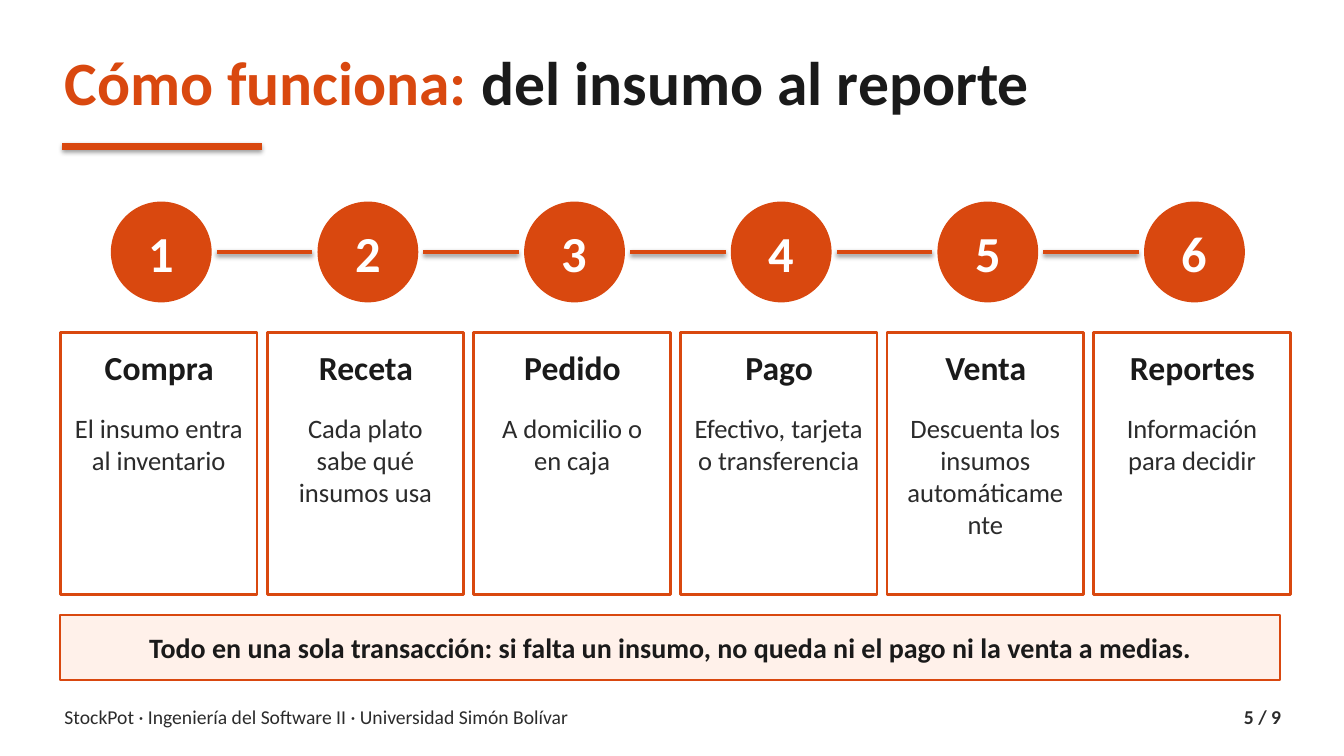
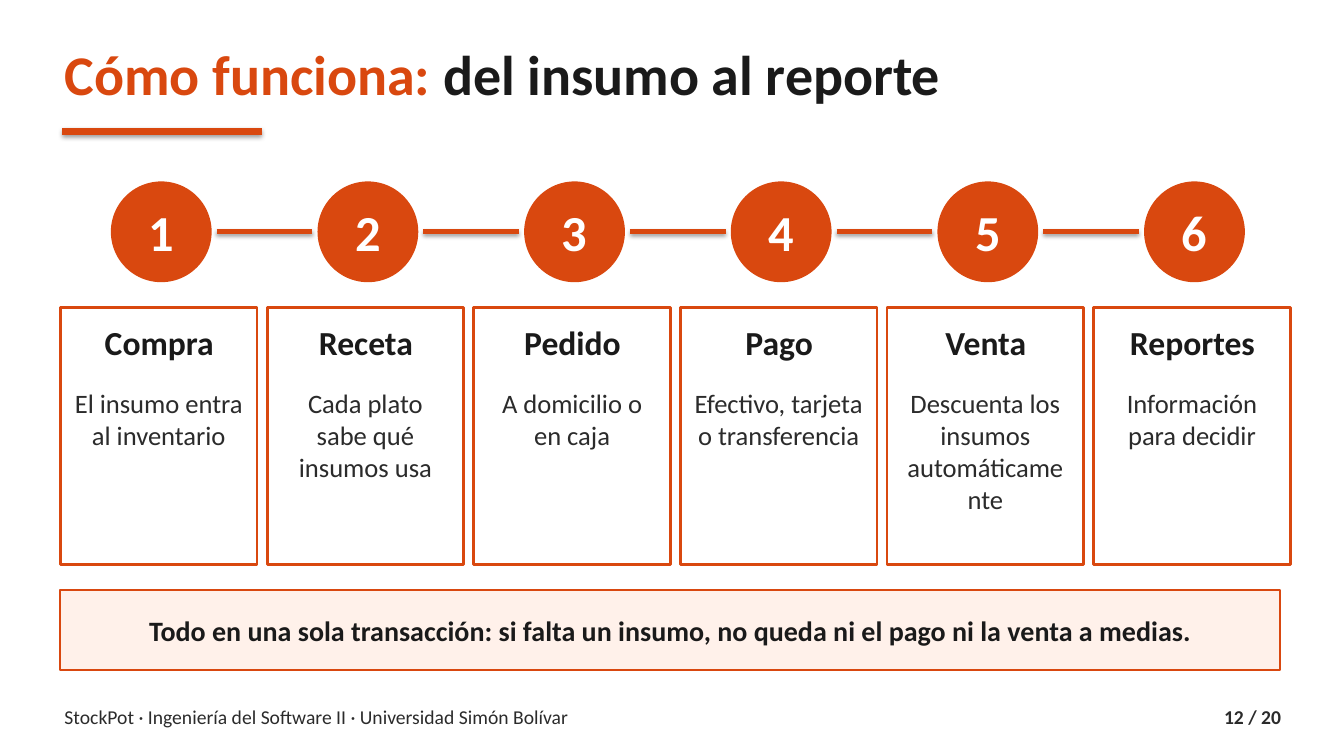
Before and after one commit to Angelssjyf/stockpot, a slide deck: slide 12 of docs/entrega-2do-corte/05_Demostracion/StockPot_Sustentacion_70.pptx (slide 5 before the commit). Drawn at 1344x756 pixels with LibreOffice and Linux fonts; fonts in the diff are those of the drawing. Boxes give left, top, right and bottom in pixels: in the first picture for what was removed or moved away, otherwise in the second. Text is boxed around its words. In the diff, an @@ line names an element or a change of style, - is before the commit and + after.

```diff
--- a/docs/entrega-2do-corte/05_Demostracion/StockPot_Sustentacion_70.pptx
+++ b/docs/entrega-2do-corte/05_Demostracion/StockPot_Sustentacion_70.pptx
@@ text "Cómo funciona: del insumo al ..." at <box>64,55,940,104</box>: size 44 to 40 pt @@
@@ line moved from (63, 146) - (262, 146) to (63, 131) - (262, 131) @@
@@ 6 texts, 6 ellipses, 5 lines: place and size @@
-6 texts, 6 ellipses, 5 lines at <box>111,202,1245,302</box>
+6 texts, 6 ellipses, 5 lines at <box>111,181,1245,282</box>
@@ rectangle: place and size @@
-rectangle at <box>60,333,257,595</box>
+rectangle at <box>60,308,257,565</box>
@@ rectangle: place and size @@
-rectangle at <box>267,333,464,595</box>
+rectangle at <box>267,308,464,565</box>
@@ rectangle: place and size @@
-rectangle at <box>474,333,670,595</box>
+rectangle at <box>474,308,670,565</box>
@@ rectangle: place and size @@
-rectangle at <box>681,333,877,595</box>
+rectangle at <box>681,308,877,565</box>
@@ rectangle: place and size @@
-rectangle at <box>887,333,1084,595</box>
+rectangle at <box>887,308,1084,565</box>
@@ rectangle: place and size @@
-rectangle at <box>1094,333,1291,595</box>
+rectangle at <box>1094,308,1291,565</box>
@@ 6 texts: place and size @@
-6 texts at <box>105,356,1255,386</box>
+6 texts at <box>105,331,1255,361</box>
@@ text "El insumo entra al inventario": place and size @@
-text "El insumo entra al inventario" at <box>75,419,242,470</box>
+text "El insumo entra al inventario" at <box>75,394,242,445</box>
@@ text "Cada plato sabe qué insumos ...": place and size @@
-text "Cada plato sabe qué insumos ..." at <box>299,419,432,502</box>
+text "Cada plato sabe qué insumos ..." at <box>299,394,432,477</box>
@@ text "A domicilio o en caja": place and size @@
-text "A domicilio o en caja" at <box>502,419,642,475</box>
+text "A domicilio o en caja" at <box>502,394,642,450</box>
@@ text "Efectivo, tarjeta o transferencia": place and size @@
-text "Efectivo, tarjeta o transferencia" at <box>695,419,862,470</box>
+text "Efectivo, tarjeta o transferencia" at <box>695,394,862,445</box>
@@ text "Descuenta los insumos automáticamente": place and size @@
-text "Descuenta los insumos automáticamente" at <box>910,419,1060,470</box>
+text "Descuenta los insumos automáticamente" at <box>910,394,1060,445</box>
@@ text "Información para decidir": place and size @@
-text "Información para decidir" at <box>1127,419,1257,475</box>
+text "Información para decidir" at <box>1127,394,1257,450</box>
@@ text "Todo en una sola transacción: ...": place and size @@
-text "Todo en una sola transacción: ..." at <box>149,638,1190,663</box>
+text "Todo en una sola transacción: ..." at <box>149,621,1190,646</box>
@@ rectangle: place and size @@
-rectangle at <box>60,615,1280,681</box>
+rectangle at <box>60,590,1280,670</box>
@@ text at <box>1224,711,1281,724</box>: text changed @@
-5 / 9
+12 / 20
```
Also in this commit, not shown: 7 other slides changed, 12 slides added, 1 slide removed, 3 other files.
